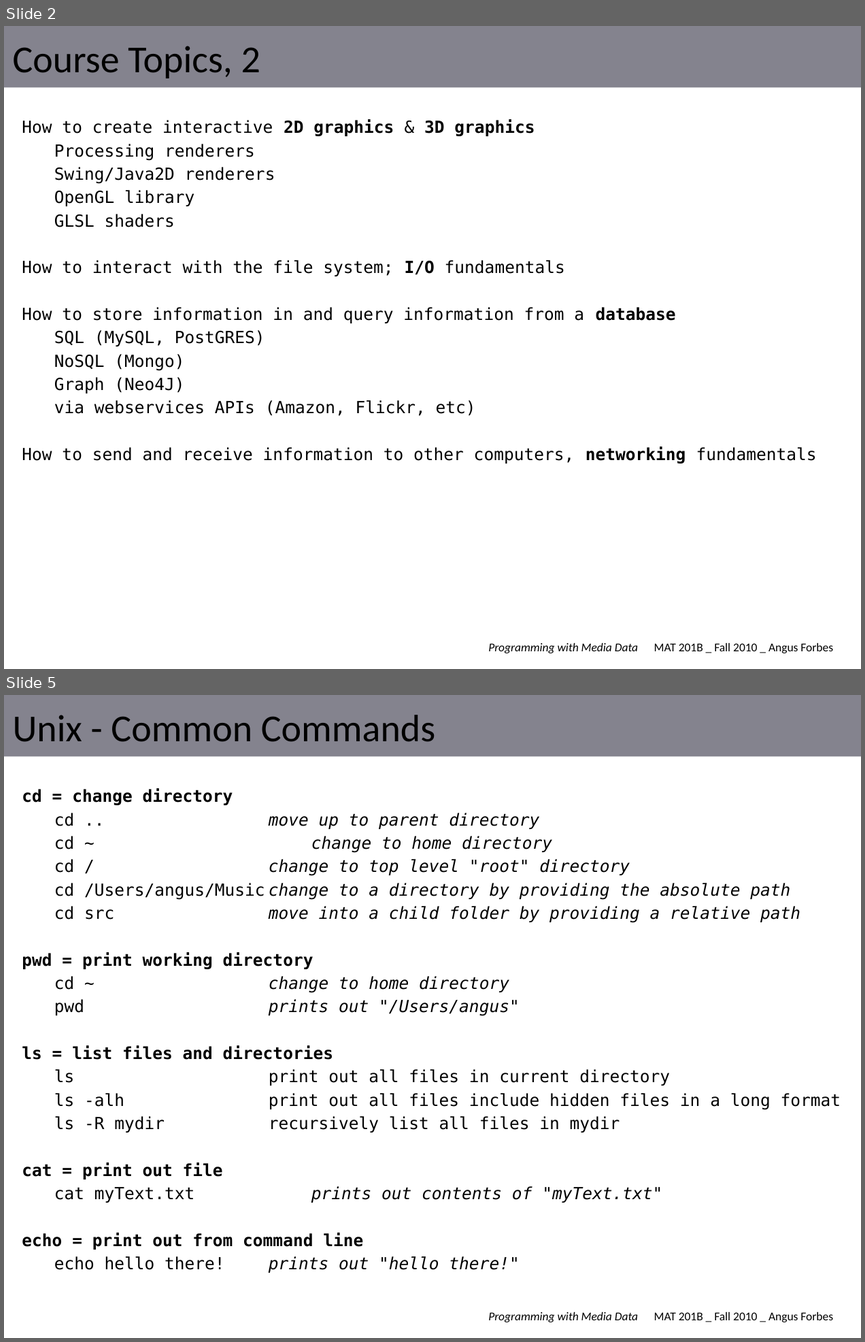
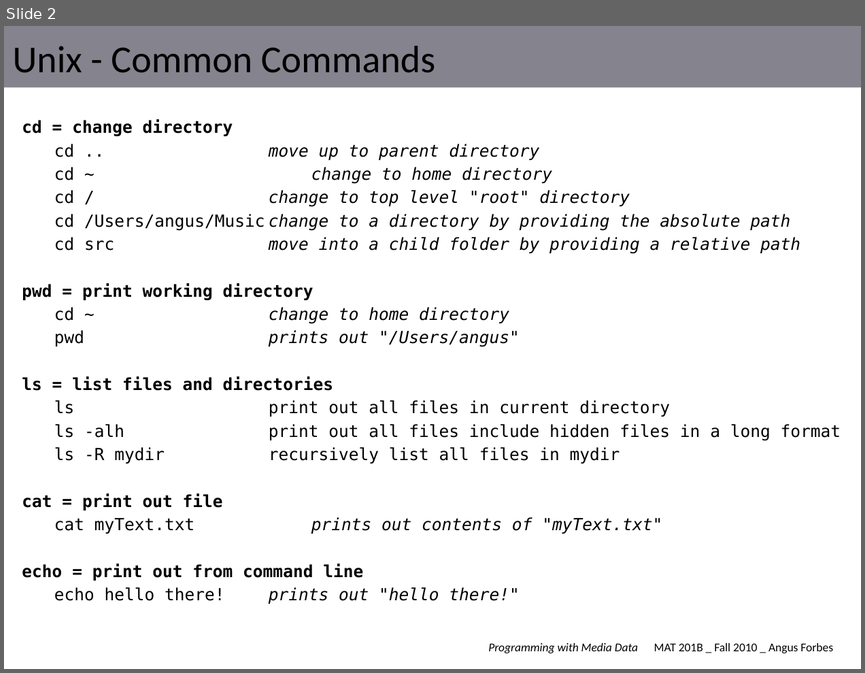
Before and after one commit to angusforbes/mat201b, a slide deck: slides/week1_tues.pptx. Shown one above the other, each under a label of ours: slides 2 and 5 before the commit, slide 2 after it; the slides between them are not shown. The pictures are 865x1342 and 865x673 pixels, drawn with LibreOffice and Linux fonts; fonts in the diff are those of the drawing. Boxes give left, top, right and bottom in pixels: in the first picture for what was removed or moved away, otherwise in the second. Text is boxed around its words. In the diff, an @@ line names an element or a change of style, - is before the commit and + after.

```diff
--- a/slides/week1_tues.pptx
+++ b/slides/week1_tues.pptx
@@ slide 2 removed at (4,26,861,669), background #FFFFFF; not listed: 2 template elements that a slide beside it also shows @@
@@ title removed at (13,46,260,78) @@
-Course Topics, 2
@@ text removed at (22,119,817,463) @@
-How to create interactive 2D graphics & 3D graphics
-Processing renderers
-Swing/Java2D renderers
-OpenGL library
-GLSL shaders
-How to interact with the file system; I/O fundamentals
-How to store information in and query information from a database
-SQL (MySQL, PostGRES)
-NoSQL (Mongo)
-Graph (Neo4J)
-via webservices APIs (Amazon, Flickr, etc)
-How to send and receive information to other computers, networking fundamentals
@@ what was slide 5 is now slide 2 @@
```
Also in this commit, not shown: 2 slides changed, 4 slides added, 11 other slides removed, 5 other files.
